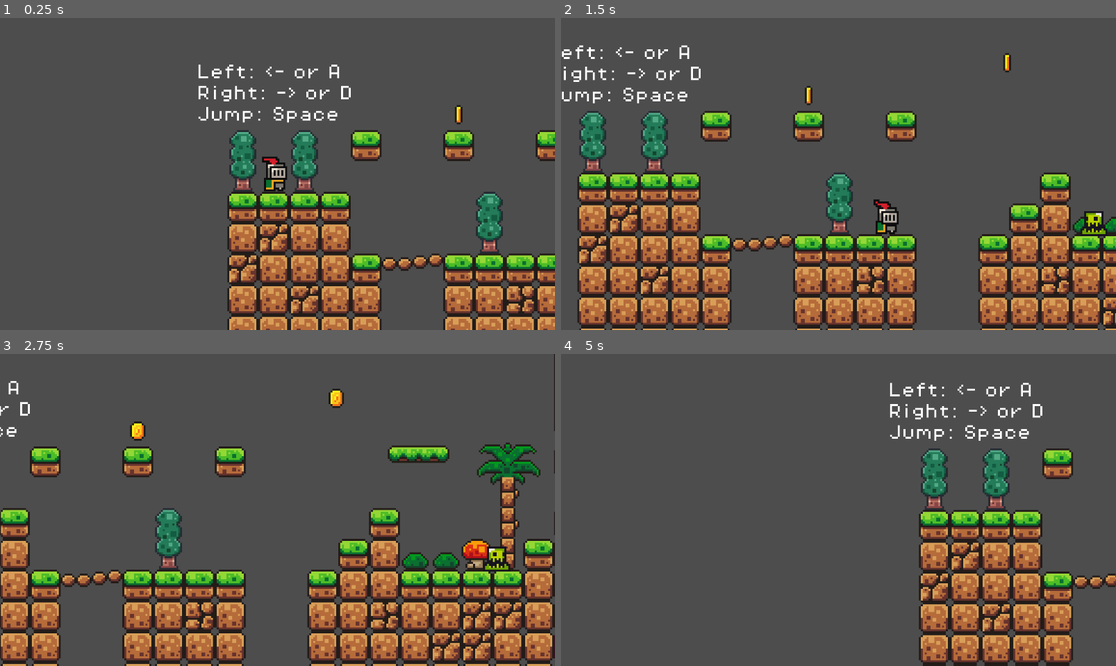
Above: before the commit, frames 1-4 (two rows, left to right).
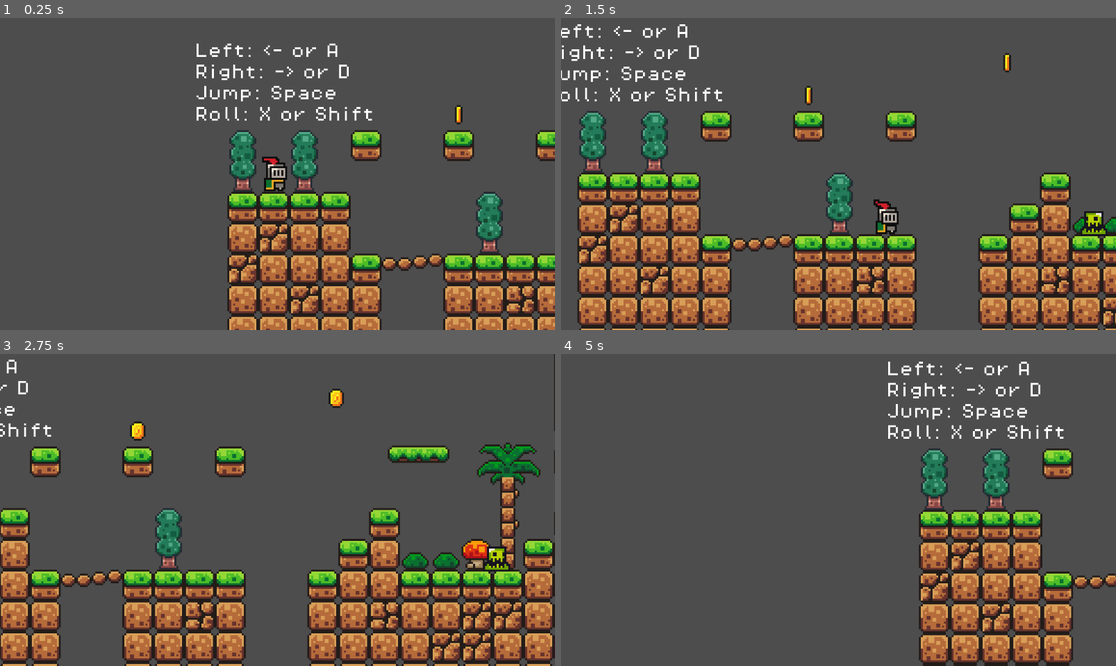
Above: after the commit, the same moments.

Repository: AccardoNull/Godot-2D-Platformer
Game: Godot game, scene res://scenes/game.tscn
Two runs of this game, one before a commit and one after it. Both use one fixed random seed, a clock stepped at 60 frames per second and the inputs below.
Inputs:
- Up to frame 1 (0.25 s): no input
- Up to frame 2 (1.5 s): hold Right (move_right) from 0.53 s (still down); tap X (roll) at 0.6, 1.35 s; tap Space (jump) at 0.77 s
- Up to frame 3 (2.75 s): tap Space (jump) at 1.52 s; release Right (move_right) at 2.03 s; hold Left (move_left) from 2.03 s (still down); tap X (roll) at 2.1 s
- Up to frame 4 (5 s): release Left (move_left) at 2.78 s; hold Right (move_right) 2.78-4.28 s; tap X (roll) at 2.85, 3.6, 4.35 s; tap Space (jump) at 3.02, 3.77, 4.52 s; hold Left (move_left) from 4.28 s (still down)

The runs differ from the first frame. In frame 1, 1.6% of the frame differs, in the area x 35-68%, y 8-34%; in frame 2, 1.4%; in frame 3, 0.4%; in frame 4, 1.7%, in the area x 58-91%, y 2-28%.

Commit message:
Update label

Diff:
--- a/Game 1/project.godot
+++ b/Game 1/project.godot
@@ -41,6 +41,7 @@
 roll={
 "deadzone": 0.2,
 "events": [null, Object(InputEventKey,"resource_local_to_scene":false,"resource_name":"","device":-1,"window_id":0,"alt …(198 unchanged characters)…
+, Object(InputEventKey,"resource_local_to_scene":false,"resource_name":"","device":-1,"window_id":0,"alt_pressed":false,"shift_pressed":false,"ctrl_pressed":false,"meta_pressed":false,"pressed":false,"keycode":0,"physical_keycode":4194325,"key_label":0,"unicode":0,"location":0,"echo":false,"script":null)
 ]
 }
 
--- a/Game 1/scenes/game.tscn
+++ b/Game 1/scenes/game.tscn
@@ -379,14 +379,16 @@
 [node name="Labels" type="Node" parent="."]
 
 [node name="Label" type="Label" parent="Labels"]
-offset_top = -18.0
-offset_right = 86.0
+offset_left = -1.0
+offset_top = -29.0
+offset_right = 103.0
 offset_bottom = 12.0
 theme_override_fonts/font = ExtResource("6_u5sy4")
 theme_override_font_sizes/font_size = 8
 text = "Left: <- or A
 Right: -> or D
-Jump: Space"
+Jump: Space
+Roll: X or Shift"
 
 [node name="Label2" type="Label" parent="Labels"]
 offset_left = 831.0
